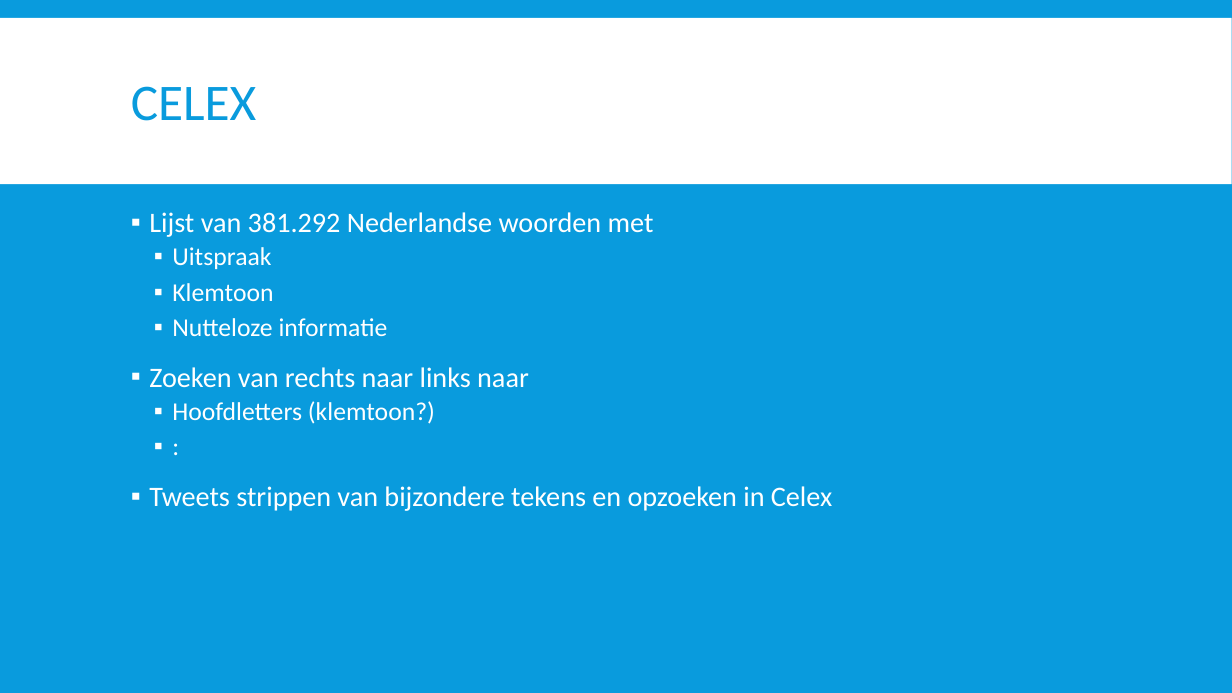
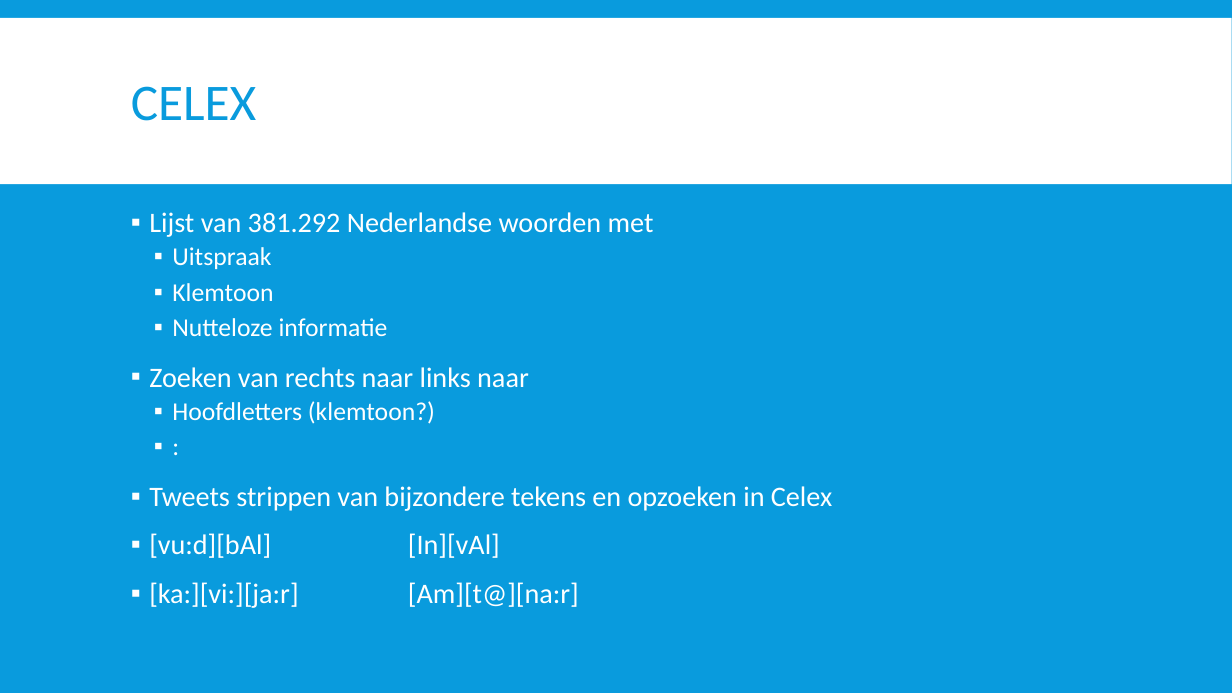
Before and after one commit to chrispool/PreTwieters, a slide deck: slide 4 of Eindpresentatie_Pretweeters.pptx. Drawn at 1232x693 pixels with LibreOffice and Linux fonts; fonts in the diff are those of the drawing. Boxes give left, top, right and bottom in pixels: in the first picture for what was removed or moved away, otherwise in the second. Text is boxed around its words. In the diff, an @@ line names an element or a change of style, - is before the commit and + after.

Commit message:
update powerpoint

```diff
--- a/Eindpresentatie_Pretweeters.pptx
+++ b/Eindpresentatie_Pretweeters.pptx
@@ text at [149,533,579,608]: paragraphs added @@
+▪ [vu:d][bAl] [In][vAl]
+▪ [ka:][vi:][ja:r] [Am][t@][na:r]
```
